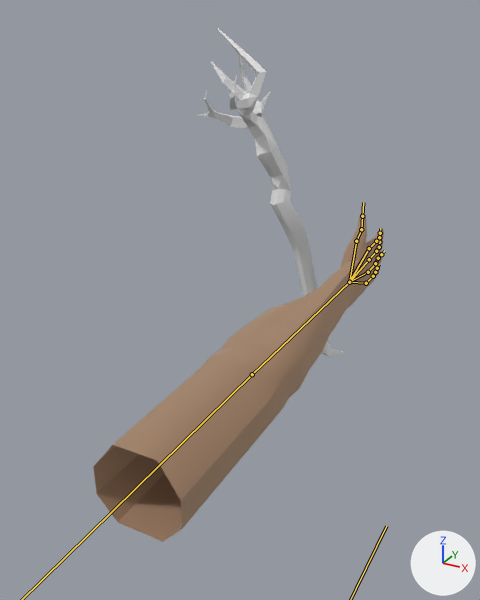
An edit to the FBX model Assets/Models/game/Torchbearer.fbx, drawn before and after from the same camera.
Rendered twice from a 50 mm lens placed at (0.342, -0.5, 1.332), pointed at (-0.063, 0.235, 0.964). The axes (+X, +Y, +Z) are drawn at lower right. The lights are the same throughout. The bones that bend it are drawn over the model as lines.

Names of what the first picture shows: 'Hand', 'Torch02'.
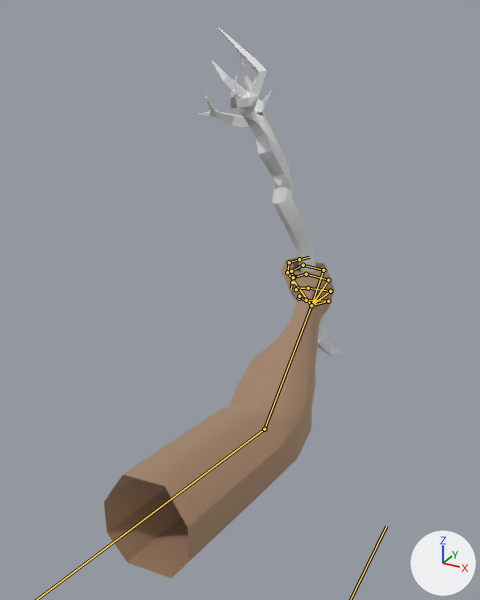
The newer file adds an action. The first version stands in its rest pose; the second is drawn at frame 22 of the action 'Armature|Walk'.

What differs and where, as boxes [x1, y1, x2, y2] in the pictures (480 x 600 px):
'Hand', posed (21% narrower): before [93, 213, 384, 542]; after [104, 257, 334, 578]
'Torch02', posed: before [198, 28, 343, 357]; after [198, 28, 346, 356]
bone 'LowerArm', root to tip: before (252, 374) to (349, 282); after (264, 429) to (311, 305)
bone 'Hand', root to tip: before (349, 282) to (369, 259); after (311, 305) to (328, 280)
bone 'Hand.001', root to tip: before (369, 259) to (376, 251); after (328, 280) to (306, 274)
bone 'Hand.002', root to tip: before (376, 251) to (379, 247); after (306, 274) to (294, 277)
bone 'Hand.003', root to tip: before (379, 247) to (379, 242); after (294, 277) to (292, 282)
bone 'LowerArm.001', root to tip: before (349, 282) to (356, 241); after (311, 305) to (287, 272)
bone 'LowerArm.002', root to tip: before (356, 241) to (361, 229); after (287, 272) to (289, 262)
bone 'LowerArm.003', root to tip: before (361, 229) to (362, 216); after (289, 262) to (299, 259)
bone 'LowerArm.004', root to tip: before (349, 282) to (369, 248); after (311, 305) to (323, 270)
bone 'LowerArm.005', root to tip: before (369, 248) to (376, 241); after (323, 270) to (303, 265)
bone 'LowerArm.006', root to tip: before (376, 241) to (379, 237); after (303, 265) to (291, 271)
bone 'LowerArm.007', root to tip: before (379, 237) to (380, 233); after (291, 271) to (293, 277)
bone 'LowerArm.010', root to tip: before (349, 282) to (368, 272); after (311, 305) to (330, 291)
bone 'LowerArm.011', root to tip: before (368, 272) to (375, 263); after (330, 291) to (308, 288)
bone 'LowerArm.012', root to tip: before (375, 263) to (378, 258); after (308, 288) to (297, 288)
bone 'LowerArm.013', root to tip: before (378, 258) to (381, 254); after (297, 288) to (296, 289)
bone 'LowerArm.014', root to tip: before (349, 282) to (366, 283); after (311, 305) to (328, 301)
bone 'LowerArm.015', root to tip: before (366, 283) to (373, 276); after (328, 301) to (306, 300)
bone 'LowerArm.016', root to tip: before (373, 276) to (375, 272); after (306, 300) to (299, 298)
bone 'LowerArm.017', root to tip: before (375, 272) to (377, 268); after (299, 298) to (299, 296)

Diff of the bpy script that builds the scene:
```diff
--- a/Assets/Models/game/Torchbearer.fbx.py
+++ b/Assets/Models/game/Torchbearer.fbx.py
@@ bone_upperarm @@
 bone_upperarm = bpy.data.objects['Armature'].pose.bones['UpperArm']  # child of 'Root'
-bone_upperarm.rotation_quaternion = (1.0, 0.0, 0.0, 0.0)  # degrees (0, 0, 0)
+bone_upperarm.rotation_quaternion = (0.994, -0.081, -0.064, -0.02)  # degrees (-9, -8, -2)
@@ bone_lowerarm @@
 bone_lowerarm = bpy.data.objects['Armature'].pose.bones['LowerArm']  # child of 'UpperArm'
-bone_lowerarm.rotation_quaternion = (1.0, 0.0, 0.0, 0.0)  # degrees (0, 0, 0)
+bone_lowerarm.rotation_quaternion = (0.983, 0.131, -0.041, 0.122)  # degrees (14, -6, 13)
@@ bone_hand @@
 bone_hand = bpy.data.objects['Armature'].pose.bones['Hand']  # child of 'LowerArm'
-bone_hand.rotation_quaternion = (1.0, 0.0, 0.0, 0.0)  # degrees (0, 0, 0)
+bone_hand.rotation_quaternion = (0.953, -0.012, 0.289, -0.091)  # degrees (-5, 33, -12)
@@ bone_hand_001 @@
 bone_hand_001 = bpy.data.objects['Armature'].pose.bones['Hand.001']  # child of 'Hand'
-bone_hand_001.rotation_quaternion = (1.0, 0.0, 0.0, 0.0)  # degrees (0, 0, 0)
+bone_hand_001.rotation_quaternion = (0.739, -0.136, -0.081, 0.654)  # degrees (-18, 3, 83)
@@ bone_hand_002 @@
 bone_hand_002 = bpy.data.objects['Armature'].pose.bones['Hand.002']  # child of 'Hand.001'
-bone_hand_002.rotation_quaternion = (1.0, 0.0, 0.0, 0.0)  # degrees (0, 0, 0)
+bone_hand_002.rotation_quaternion = (0.918, -0.092, 0.075, 0.378)  # degrees (-7, 12, 44)
@@ bone_hand_003 @@
 bone_hand_003 = bpy.data.objects['Armature'].pose.bones['Hand.003']  # child of 'Hand.002'
-bone_hand_003.rotation_quaternion = (1.0, 0.0, 0.0, 0.0)  # degrees (0, 0, 0)
+bone_hand_003.rotation_quaternion = (0.889, -0.204, 0.199, 0.357)  # degrees (-15, 30, 40)
@@ bone_lowerarm_001 @@
 bone_lowerarm_001 = bpy.data.objects['Armature'].pose.bones['LowerArm.001']  # child of 'LowerArm'
-bone_lowerarm_001.rotation_quaternion = (1.0, 0.0, 0.0, 0.0)  # degrees (0, 0, 0)
+bone_lowerarm_001.rotation_quaternion = (0.969, -0.023, 0.083, 0.23)  # degrees (0, 10, 27)
@@ bone_lowerarm_002 @@
 bone_lowerarm_002 = bpy.data.objects['Armature'].pose.bones['LowerArm.002']  # child of 'LowerArm.001'
-bone_lowerarm_002.rotation_quaternion = (1.0, 0.0, 0.0, 0.0)  # degrees (0, 0, 0)
+bone_lowerarm_002.rotation_quaternion = (0.954, -0.011, 0.187, -0.235)  # degrees (-7, 21, -29)
@@ bone_lowerarm_003 @@
 bone_lowerarm_003 = bpy.data.objects['Armature'].pose.bones['LowerArm.003']  # child of 'LowerArm.002'
-bone_lowerarm_003.rotation_quaternion = (1.0, 0.0, 0.0, 0.0)  # degrees (0, 0, 0)
+bone_lowerarm_003.rotation_quaternion = (0.835, -0.078, 0.268, -0.474)  # degrees (-25, 22, -64)
@@ bone_lowerarm_004 @@
 bone_lowerarm_004 = bpy.data.objects['Armature'].pose.bones['LowerArm.004']  # child of 'LowerArm'
-bone_lowerarm_004.rotation_quaternion = (1.0, 0.0, 0.0, 0.0)  # degrees (0, 0, 0)
+bone_lowerarm_004.rotation_quaternion = (0.998, -0.033, 0.021, -0.058)  # degrees (-4, 2, -7)
@@ bone_lowerarm_005 @@
 bone_lowerarm_005 = bpy.data.objects['Armature'].pose.bones['LowerArm.005']  # child of 'LowerArm.004'
-bone_lowerarm_005.rotation_quaternion = (1.0, 0.0, 0.0, 0.0)  # degrees (0, 0, 0)
+bone_lowerarm_005.rotation_quaternion = (0.761, 0.221, -0.173, 0.585)  # degrees (9, -31, 73)
@@ bone_lowerarm_006 @@
 bone_lowerarm_006 = bpy.data.objects['Armature'].pose.bones['LowerArm.006']  # child of 'LowerArm.005'
-bone_lowerarm_006.rotation_quaternion = (1.0, 0.0, 0.0, 0.0)  # degrees (0, 0, 0)
+bone_lowerarm_006.rotation_quaternion = (0.776, 0.062, 0.276, 0.564)  # degrees (26, 21, 77)
@@ bone_lowerarm_007 @@
 bone_lowerarm_007 = bpy.data.objects['Armature'].pose.bones['LowerArm.007']  # child of 'LowerArm.006'
-bone_lowerarm_007.rotation_quaternion = (1.0, 0.0, 0.0, 0.0)  # degrees (0, 0, 0)
+bone_lowerarm_007.rotation_quaternion = (0.883, -0.24, 0.281, 0.291)  # degrees (-20, 39, 29)
@@ bone_lowerarm_010 @@
 bone_lowerarm_010 = bpy.data.objects['Armature'].pose.bones['LowerArm.010']  # child of 'LowerArm'
-bone_lowerarm_010.rotation_quaternion = (1.0, 0.0, 0.0, 0.0)  # degrees (0, 0, 0)
+bone_lowerarm_010.rotation_quaternion = (0.992, -0.02, 0.086, -0.086)  # degrees (-3, 10, -10)
@@ bone_lowerarm_011 @@
 bone_lowerarm_011 = bpy.data.objects['Armature'].pose.bones['LowerArm.011']  # child of 'LowerArm.010'
-bone_lowerarm_011.rotation_quaternion = (1.0, 0.0, 0.0, 0.0)  # degrees (0, 0, 0)
+bone_lowerarm_011.rotation_quaternion = (0.668, -0.03, 0.058, 0.742)  # degrees (3, 7, 96)
@@ bone_lowerarm_012 @@
 bone_lowerarm_012 = bpy.data.objects['Armature'].pose.bones['LowerArm.012']  # child of 'LowerArm.011'
-bone_lowerarm_012.rotation_quaternion = (1.0, 0.0, 0.0, 0.0)  # degrees (0, 0, 0)
+bone_lowerarm_012.rotation_quaternion = (0.919, 0.032, 0.155, 0.362)  # degrees (10, 15, 44)
@@ bone_lowerarm_013 @@
 bone_lowerarm_013 = bpy.data.objects['Armature'].pose.bones['LowerArm.013']  # child of 'LowerArm.012'
-bone_lowerarm_013.rotation_quaternion = (1.0, 0.0, 0.0, 0.0)  # degrees (0, 0, 0)
+bone_lowerarm_013.rotation_quaternion = (0.898, -0.031, 0.056, 0.434)  # degrees (0, 7, 52)
@@ bone_lowerarm_014 @@
 bone_lowerarm_014 = bpy.data.objects['Armature'].pose.bones['LowerArm.014']  # child of 'LowerArm'
-bone_lowerarm_014.rotation_quaternion = (1.0, 0.0, 0.0, 0.0)  # degrees (0, 0, 0)
+bone_lowerarm_014.rotation_quaternion = (0.995, -0.01, 0.079, -0.053)  # degrees (-2, 9, -6)
@@ bone_lowerarm_015 @@
 bone_lowerarm_015 = bpy.data.objects['Armature'].pose.bones['LowerArm.015']  # child of 'LowerArm.014'
-bone_lowerarm_015.rotation_quaternion = (1.0, 0.0, 0.0, 0.0)  # degrees (0, 0, 0)
+bone_lowerarm_015.rotation_quaternion = (0.709, -0.019, -0.018, 0.705)  # degrees (-3, 0, 90)
@@ bone_lowerarm_016 @@
 bone_lowerarm_016 = bpy.data.objects['Armature'].pose.bones['LowerArm.016']  # child of 'LowerArm.015'
-bone_lowerarm_016.rotation_quaternion = (1.0, 0.0, 0.0, 0.0)  # degrees (0, 0, 0)
+bone_lowerarm_016.rotation_quaternion = (0.843, 0.18, 0.192, 0.47)  # degrees (29, 9, 61)
@@ bone_lowerarm_017 @@
 bone_lowerarm_017 = bpy.data.objects['Armature'].pose.bones['LowerArm.017']  # child of 'LowerArm.016'
-bone_lowerarm_017.rotation_quaternion = (1.0, 0.0, 0.0, 0.0)  # degrees (0, 0, 0)
+bone_lowerarm_017.rotation_quaternion = (0.936, 0.069, 0.055, 0.342)  # degrees (10, 3, 40)
```
